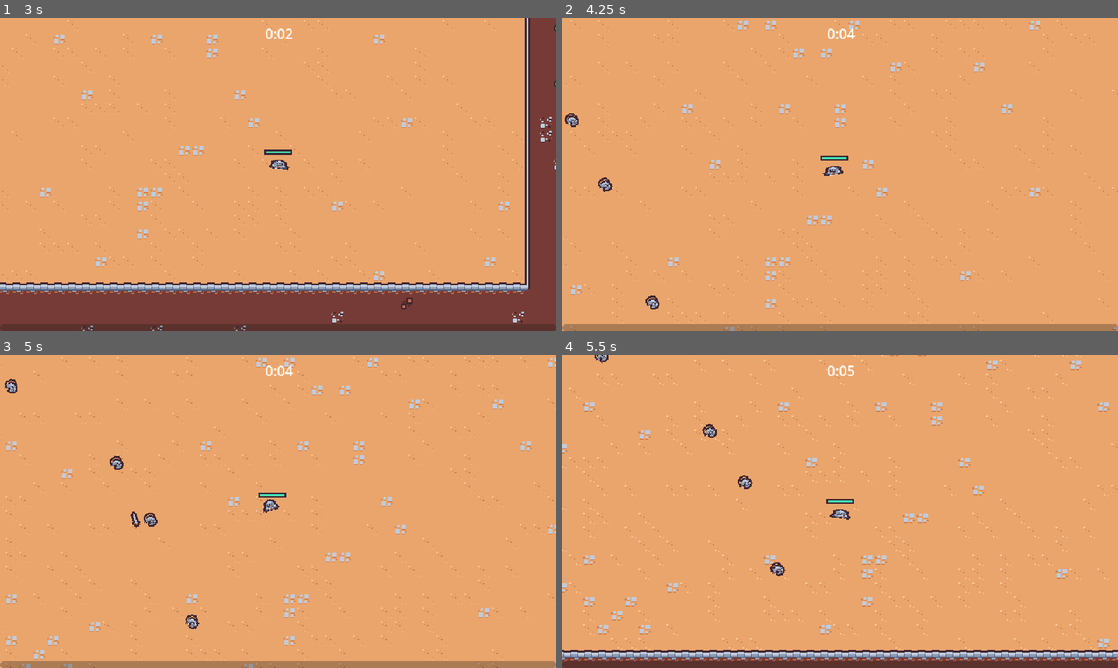
Above: before the commit, frames 1-4 (two rows, left to right).
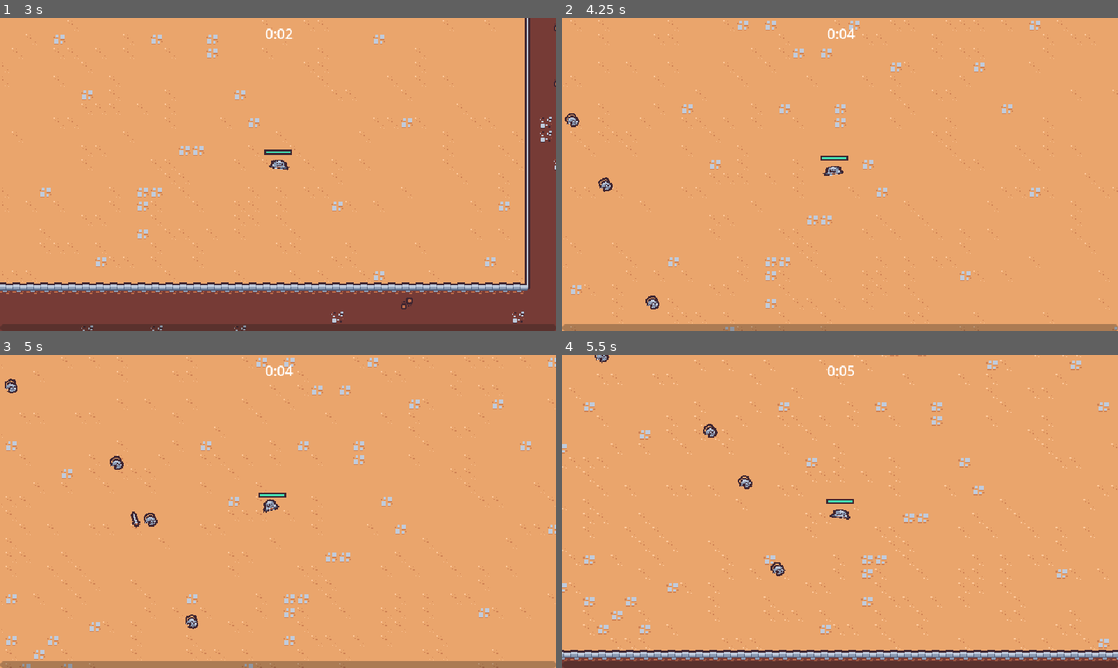
Above: after the commit, the same moments.

Repository: PWilliams0530/UdemySurvival2DGadotGame
Game: Godot game, scene res://scenes/main/main.tscn
Same seed, same stepped clock (60 frames per second), same inputs: the game is played once before the commit and once after it.
Inputs (mouse positions are in pixels of both pictures, inside the frame that each line leads up to):
- Up to frame 1 (3 s): move the mouse to (400, 158) at 0.52 s; press the mouse at (400, 158) at 0.53 s; hold Right (move_right) 0.53-1.28 s; move the mouse to (166, 190) at 1.27 s; release the mouse at (166, 190) at 1.28 s; hold S (move_down) 1.28-2.03 s; click (166, 190) at 1.35 s; move the mouse to (333, 105) at 2.02 s; press the mouse at (333, 105) at 2.03 s; hold Right (move_right) 2.03-2.78 s; move the mouse to (250, 237) at 2.77 s; release the mouse at (250, 237) at 2.78 s; hold Up (move_up) from 2.78 s (still down); click (250, 237) at 2.85 s
- Up to frame 2 (4.25 s): move the mouse to (1006, 221) at 3.52 s; release Up (move_up) at 3.53 s; press the mouse at (1006, 221) at 3.53 s; hold A (move_left) from 3.53 s (still down)
- Up to frame 3 (5 s): keep holding A (move_left); move the mouse to (111, 464) at 4.27 s; release the mouse at (111, 464) at 4.28 s; click (111, 464) at 4.35 s
- Up to frame 4 (5.5 s): move the mouse to (867, 511) at 5.02 s; release A (move_left) at 5.03 s; press the mouse at (867, 511) at 5.03 s; hold S (move_down) from 5.03 s (still down)

Frame 1 is identical in both runs. In frame 2, less than 0.1% of the frame differs, in the area x 0-10%, y 30-55%; in frame 3, less than 0.1%; in frame 4, less than 0.1%, in the area x 5-40%, y 0-71%.

Commit message:
AddedDeathAnimation

Diff:
--- /dev/null
+++ b/scenes/component/death_component.tscn
@@ -0,0 +1,31 @@
+[gd_scene load_steps=5 format=3 uid="uid://ds72g1xi305ml"]
+
+[ext_resource type="Texture2D" uid="uid://da7uxc0ru17m0" path="res://scenes/game_objects/basic_enemy/basic_enemy.png" id="1_lp801"]
+
+[sub_resource type="Curve" id="Curve_gx457"]
+_data = [Vector2(0.015625, 0.971896), 0.0, 0.0, 0, 0, Vector2(1, 0), 0.0, 0.0, 0, 0]
+point_count = 2
+
+[sub_resource type="CurveTexture" id="CurveTexture_ua58m"]
+curve = SubResource("Curve_gx457")
+
+[sub_resource type="ParticleProcessMaterial" id="ParticleProcessMaterial_o1hpp"]
+particle_flag_disable_z = true
+direction = Vector3(0, -1, 0)
+spread = 30.0
+initial_velocity_min = 125.0
+initial_velocity_max = 200.0
+angular_velocity_min = -720.0
+angular_velocity_max = 720.0
+gravity = Vector3(0, 400, 0)
+scale_curve = SubResource("CurveTexture_ua58m")
+
+[node name="DeathComponent" type="Node2D"]
+
+[node name="GPUParticles2D" type="GPUParticles2D" parent="."]
+amount = 1
+process_material = SubResource("ParticleProcessMaterial_o1hpp")
+texture = ExtResource("1_lp801")
+lifetime = 0.65
+fixed_fps = 0
+interpolate = false
--- a/scenes/game_objects/basic_enemy/basic_enemy.tscn
+++ b/scenes/game_objects/basic_enemy/basic_enemy.tscn
@@ -14,7 +14,7 @@
 tracks/0/imported = false
 tracks/0/enabled = true
 tracks/0/path = NodePath("Visuals/Sprite2D:position")
-tracks/0/interp = 1
+tracks/0/interp = 2
 tracks/0/loop_wrap = true
 tracks/0/keys = {
 "times": PackedFloat32Array(0, 0.1, 0.3),
@@ -26,25 +26,25 @@
 tracks/1/imported = false
 tracks/1/enabled = true
 tracks/1/path = NodePath("Visuals/Sprite2D:rotation")
-tracks/1/interp = 1
+tracks/1/interp = 2
 tracks/1/loop_wrap = true
 tracks/1/keys = {
 "times": PackedFloat32Array(0, 0.1, 0.2, 0.3),
 "transitions": PackedFloat32Array(1, 1, 1, 1),
 "update": 0,
-"values": [0.261799, -0.261799, 0.0, -0.261799]
+"values": [0.174533, -0.174533, 0.0, -0.174533]
 }
 tracks/2/type = "value"
 tracks/2/imported = false
 tracks/2/enabled = true
 tracks/2/path = NodePath("Visuals/Sprite2D:scale")
-tracks/2/interp = 1
+tracks/2/interp = 2
 tracks/2/loop_wrap = true
 tracks/2/keys = {
-"times": PackedFloat32Array(0, 0.291242),
-"transitions": PackedFloat32Array(1, 1),
+"times": PackedFloat32Array(0),
+"transitions": PackedFloat32Array(1),
 "update": 0,
-"values": [Vector2(1, 1), Vector2(0.998881, 1)]
+"values": [Vector2(1, 1)]
 }
 
 [sub_resource type="Animation" id="Animation_egcws"]
